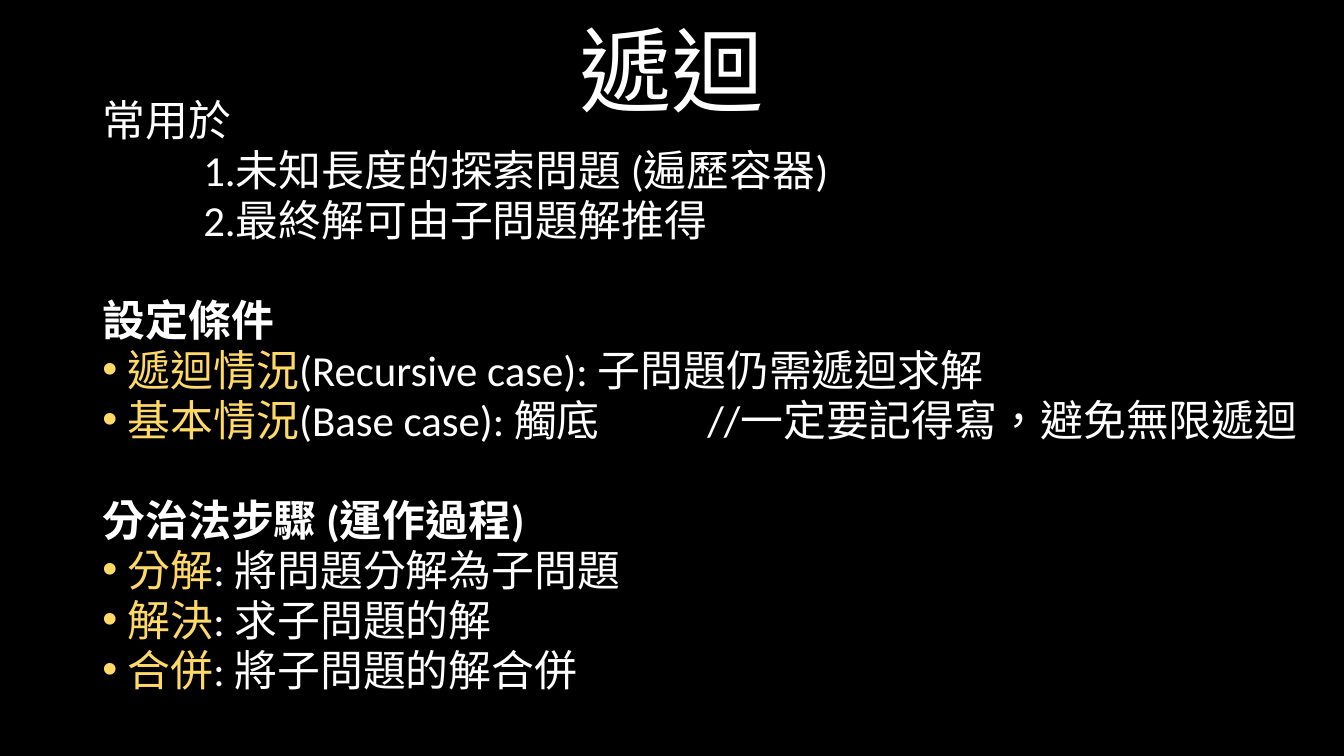
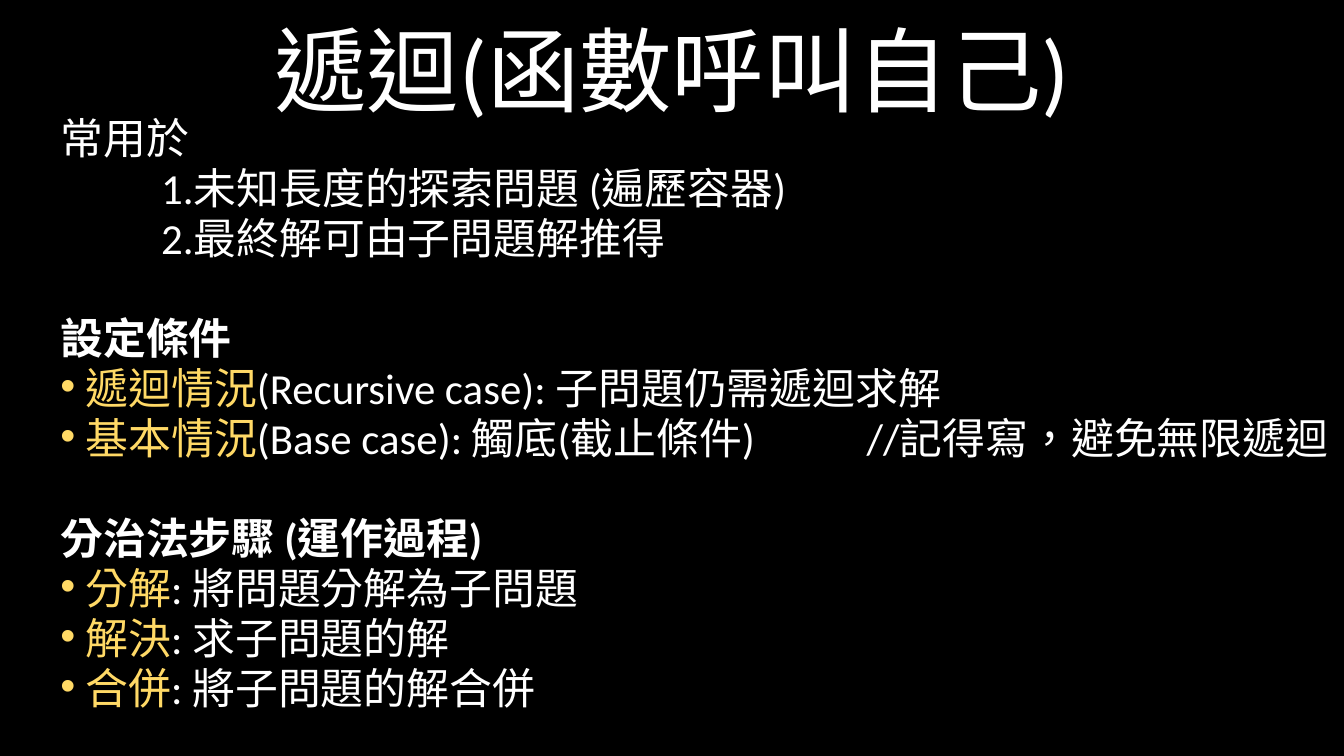
Before and after one commit to weermark/class, a slide deck: slide 7 of practical_class/class_ppt/0421程一實習.pptx. Drawn at 1344x756 pixels with LibreOffice and Linux fonts; fonts in the diff are those of the drawing. Boxes give left, top, right and bottom in pixels: in the first picture for what was removed or moved away, otherwise in the second. Text is boxed around its words. In the diff, an @@ line names an element or a change of style, - is before the commit and + after.

```diff
--- a/practical_class/class_ppt/0421程一實習.pptx
+++ b/practical_class/class_ppt/0421程一實習.pptx
@@ title at (274, 27, 1069, 118): text changed @@
-遞迴
+遞迴(函數呼叫自己)
@@ text "常用於": place and size @@
-text "常用於" at (102, 100, 1297, 690)
+text "常用於" at (60, 118, 1329, 708)
@@ text at (86, 418, 1329, 460): text changed @@
-• 基本情況(Base case): 觸底 //一定要記得寫，避免無限遞迴
+• 基本情況(Base case): 觸底(截止條件) //記得寫，避免無限遞迴
```
Also in this commit, not shown: 1 other slide changed.
